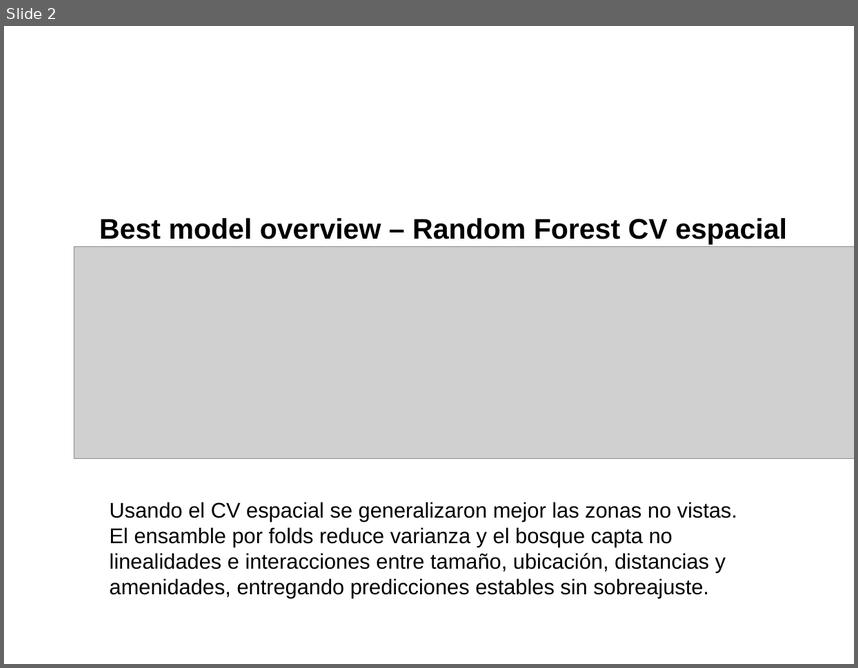
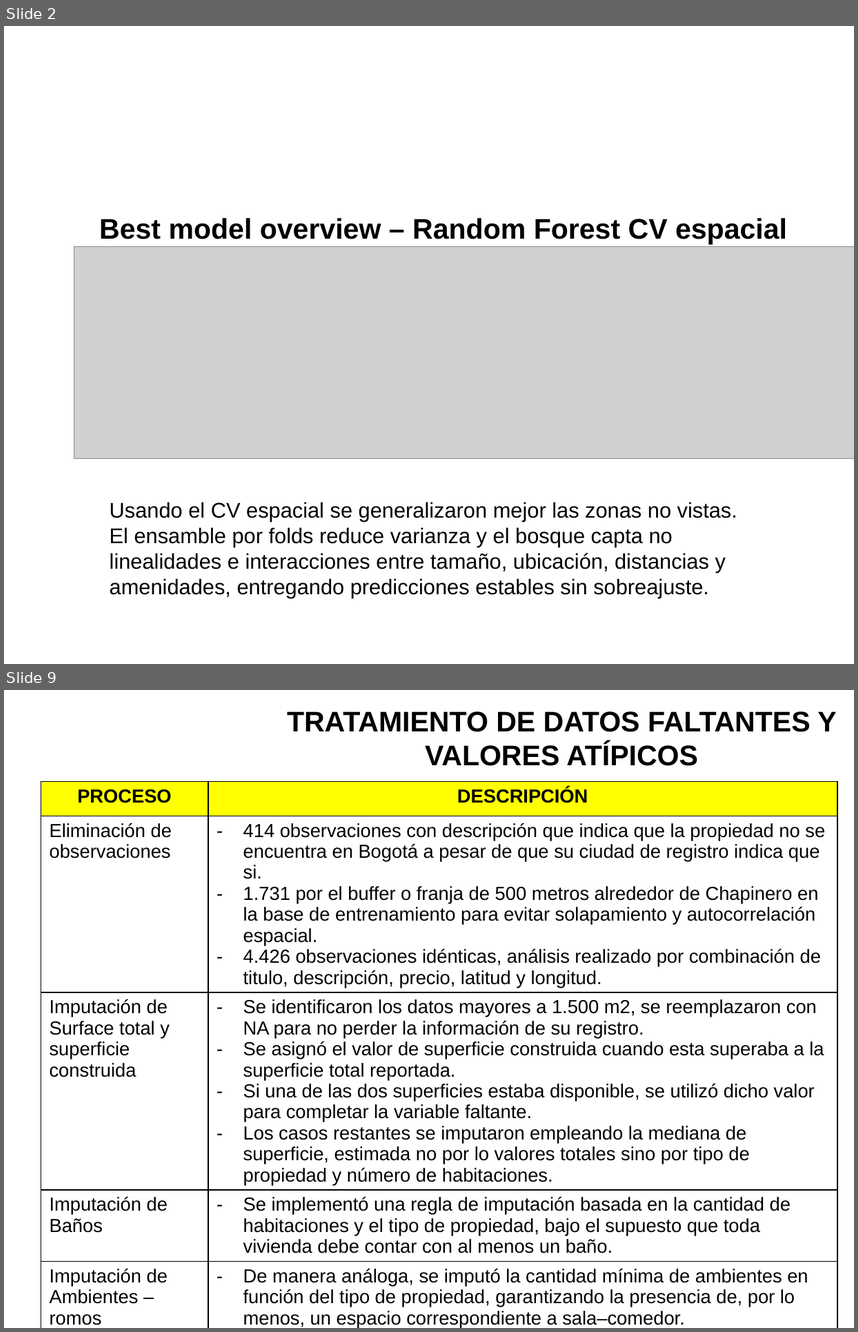
Before and after one commit to zoliverot/Taller3_Making-Money-with-ML, a slide deck: reports/slides/data_equipo_08.pptx. Shown one above the other, each under a label of ours: slide 2 before the commit, slides 2 and 9 after it; the slides between them are not shown. The pictures are 858x668 and 858x1332 pixels, drawn with LibreOffice and Linux fonts; fonts in the diff are those of the drawing; grey boxes stand for pictures; background and template pictures are left out. Boxes give left, top, right and bottom in pixels: in the first picture for what was removed or moved away, otherwise in the second. Text is boxed around its words. In the diff, an @@ line names an element or a change of style, - is before the commit and + after.

```diff
--- a/reports/slides/data_equipo_08.pptx
+++ b/reports/slides/data_equipo_08.pptx
@@ slide 9 added at bbox=[4, 690, 854, 1328], background picture (left out) @@
@@ title added at bbox=[287, 711, 836, 766], 24 pt, text #000000, bold @@
+TRATAMIENTO DE DATOS FALTANTES Y VALORES ATÍPICOS
@@ table added at bbox=[41, 781, 837, 1328], 5 rows, 2 columns @@
+PROCESO | DESCRIPCIÓN
+Eliminación de observaciones | 414 observaciones con descripción que indica que la propiedad no se encuentra en Bogotá a pesar de que su ciudad de registro indica que si. / 1.731 por el buffer o franja de 500 metros alrededor de Chapinero en la base de entrenamiento para evitar solapamiento y autocorrelación espacial. / 4.426 observaciones idénticas, análisis realizado por combinación de titulo, descripción, precio, latitud y longitud.
+Imputación de Surface total y superficie construida | Se identificaron los datos mayores a 1.500 m2, se reemplazaron con NA para no perder la información de su registro. / Se asignó el valor de superficie construida cuando esta superaba a la superficie total reportada. / Si una de las dos superficies estaba disponible, se utilizó dicho valor para completar la variable faltante. / Los casos restantes se imputaron empleando la mediana de superficie, estimada no por lo valores totales sino por tipo de propiedad y número de habitaciones.
+Imputación de Baños | Se implementó una regla de imputación basada en la cantidad de habitaciones y el tipo de propiedad, bajo el supuesto que toda vivienda debe contar con al menos un baño.
+Imputación de Ambientes – romos | De manera análoga, se imputó la cantidad mínima de ambientes en función del tipo de propiedad, garantizando la presencia de, por lo menos, un espacio correspondiente a sala–comedor.
```
Also in this commit, not shown: 10 other slides added.
